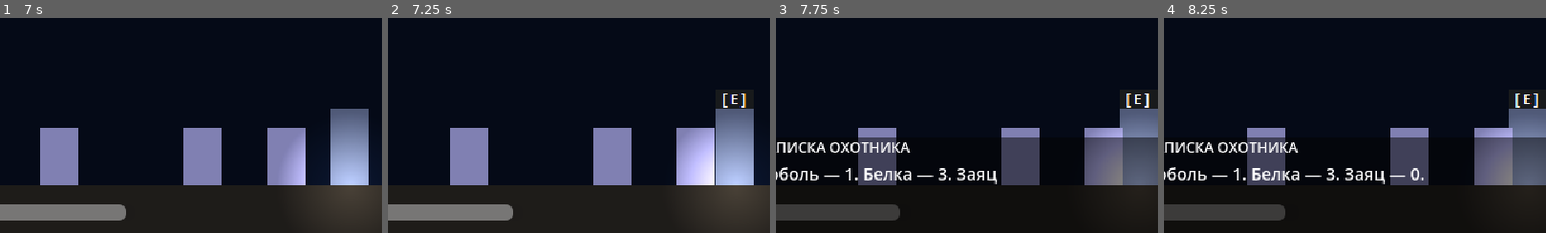
Above: before the commit, frames 1-4 (left to right).
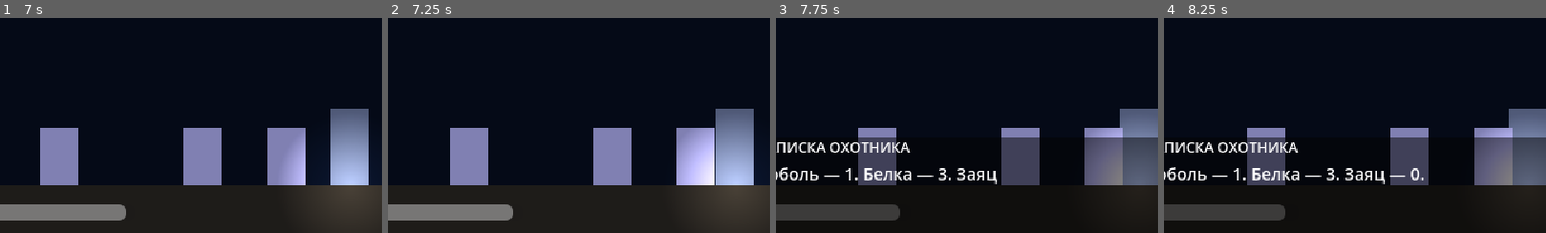
Above: after the commit, the same moments.

Repository: PNVDEVOPS/balagan_game
Game: Godot game, scene res://scenes/ui/main_menu.tscn
Same seed, same stepped clock (60 frames per second), same inputs: the game is played once before the commit and once after it.
Inputs:
- Up to frame 1 (7 s): click "Новая игра" at 0.5 s; tap Enter at 1.25, 2.75, 5.75 s; hold E (interact) 1.28-2.03 s; hold D (move_right) 1.28-2.78 s; tap Space (advance_dialogue) at 2, 2.1, 3.5 s; tap E (interact) at 2.3, 3.05, 3.6, 4.55, 5.1, 6.05, 6.8 s; hold A (move_left) 2.78-3.53 s; hold Q (hide) 2.78-3.53 s; hold D (move_right) 3.53-5.03 s; hold Shift (run) 4.28-5.03 s; hold A (move_left) 5.03-5.78 s; hold D (move_right) 5.78-6.53 s; hold Space (advance_dialogue) 5.78-6.53 s; hold A (move_left) from 6.53 s (still down); tap Q (hide) at 6.6 s
- Up to frame 2 (7.25 s): keep holding A (move_left)
- Up to frame 3 (7.75 s): keep holding A (move_left); hold E (interact) from 7.28 s (still down)
- Up to frame 4 (8.25 s): release A (move_left) at 8.03 s; release E (interact) at 8.03 s; hold D (move_right) from 8.03 s (still down); tap Shift (run) at 8.1 s
The pictures show only the part of the screen within x 2-52%, y 50-100%; the shares and areas given below are measured in that part.

Frame 1 is identical in both runs. In frame 2, 0.2% of the frame differs, in the area x 87-94%, y 35-42%; in frame 3, 0.2%; in frame 4, 0.2%, in the area x 91-98%, y 35-42%.
Error before the commit: Invalid call. Nonexistent function 'set_facing' in base 'PointLight2D (flashlight.gd)'. (res://scripts/player/player.gd:22)
Error after the commit: Invalid call. Nonexistent function 'set_facing' in base 'PointLight2D (flashlight.gd)'. (res://scripts/player/player.gd:24)

Commit message:
feat: interaction highlight ring + E label — player._check_interaction() updated

Diff:
--- a/scripts/player/player.gd
+++ b/scripts/player/player.gd
@@ -15,11 +15,17 @@
 @onready var flashlight_ctrl = $Flashlight
 @onready var camera: Camera2D = $Camera2D
 @onready var prompt: Sprite2D = $InteractionPrompt
+@onready var interaction_ring: Node2D = $InteractionRing
+@onready var interaction_label: Label = $InteractionLabel
 
 func _ready() -> void:
 	ray.collide_with_areas = true
 	prompt.visible = false
 	flashlight_ctrl.set_facing(true)
+	if interaction_ring:
+		interaction_ring.modulate.a = 0.0
+	if interaction_label:
+		interaction_label.modulate.a = 0.0
 
 func _physics_process(delta: float) -> void:
 	var blocked := is_hiding or is_interacting or is_frozen or DialogueManager.is_active
@@ -76,10 +82,20 @@
 		var collider := ray.get_collider()
 		if collider and collider.has_method("get_interaction_type"):
 			nearest_interactable = collider
-			prompt.visible = true
+			prompt.visible = false
+			if interaction_ring:
+				interaction_ring.global_position = collider.global_position
+				interaction_ring.modulate.a = 0.85
+			if interaction_label:
+				interaction_label.global_position = collider.global_position + Vector2(0.0, -40.0)
+				interaction_label.modulate.a = 0.85
 			return
 	nearest_interactable = null
 	prompt.visible = false
+	if interaction_ring:
+		interaction_ring.modulate.a = 0.0
+	if interaction_label:
+		interaction_label.modulate.a = 0.0
 
 func _unhandled_input(event: InputEvent) -> void:
 	# Dialogue advancement always works, even while frozen
